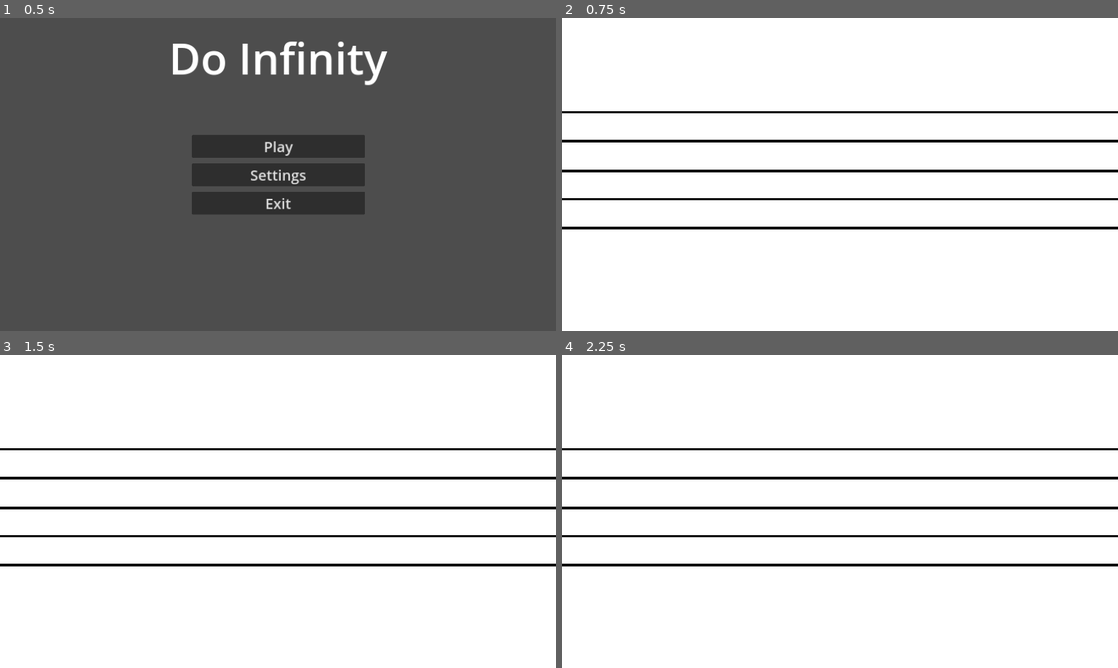
Above: before the commit, frames 1-4 (two rows, left to right).
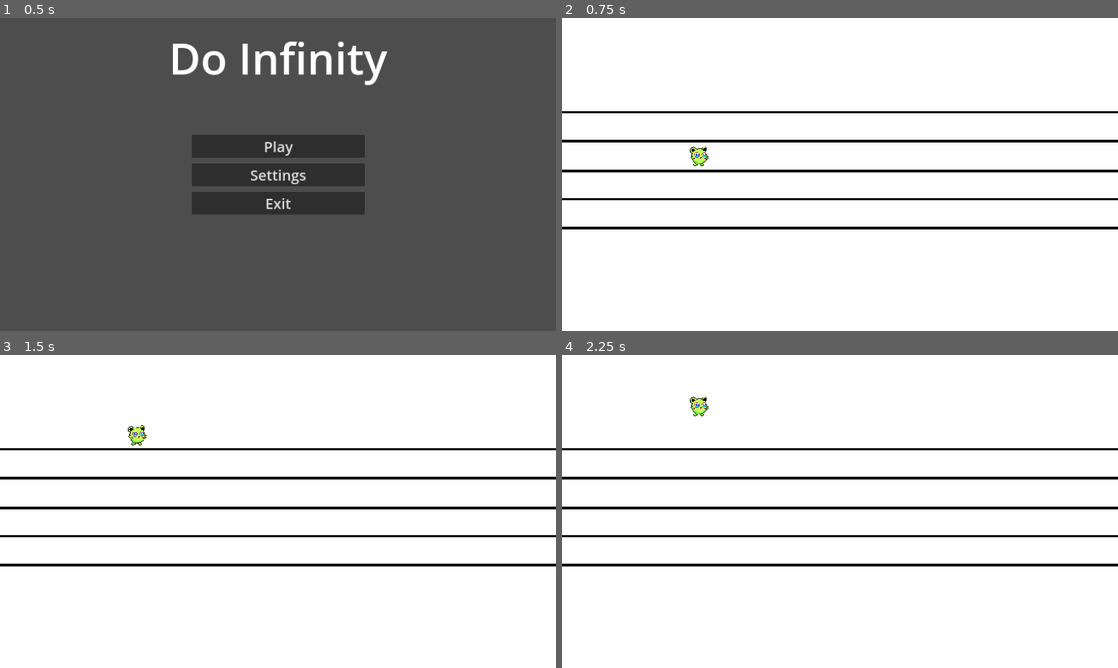
Above: after the commit, the same moments.

Repository: Paco-Gillet/Do-Infinity
Game: Godot game, scene res://scenes/menu/menuDebut.tscn
Two runs of this game, one before a commit and one after it. Both use one fixed random seed, a clock stepped at 60 frames per second and the inputs below.
Inputs:
- Up to frame 1 (0.5 s): no input
- Up to frame 2 (0.75 s): click "Play" at 0.5 s
- Up to frame 3 (1.5 s): tap Enter at 1.25 s; hold W (move_up) from 1.28 s (still down)
- Up to frame 4 (2.25 s): release W (move_up) at 2.03 s; hold S (move_down) from 2.03 s (still down)

Frame 1 is identical in both runs. In frame 2, 0.1% of the frame differs, in the area x 23-27%, y 41-48%; in frame 3, 0.1%, in the area x 23-27%, y 22-29%; in frame 4, 0.1%.
Error before the commit: Attempt to call function 'start' in base 'null instance' on a null instance. (res://scripts/scene_partition.gd:15)

Commit message:
merge : dev et scenePrincipale

Diff:
--- a/scenes/Scene_partition.tscn
+++ b/scenes/Scene_partition.tscn
@@ -1,6 +1,5 @@
 [gd_scene load_steps=6 format=3 uid="uid://cdv5uc2gvsfcj"]
 
-[ext_resource type="Texture2D" uid="uid://vc0oogkw5fab" path="res://sprites/BelleCleDeSol.webp" id="1_brfxy"]
 [ext_resource type="Texture2D" uid="uid://ccdjnu3fo2x3b" path="res://sprites/Fond.png" id="1_c4hj6"]
 [ext_resource type="Script" path="res://scripts/scene_partition.gd" id="1_eyimo"]
 [ext_resource type="PackedScene" uid="uid://cx43dhbahlokd" path="res://scenes/Joueur.tscn" id="2_5wjvc"]
@@ -64,4 +63,4 @@
 position = Vector2(1920, 720)
 rotation = -1.5708
 
-[connection signal="hit" from="Player" to="." method="game_over"]
+[node name="Player" parent="." instance=ExtResource("2_5wjvc")]
